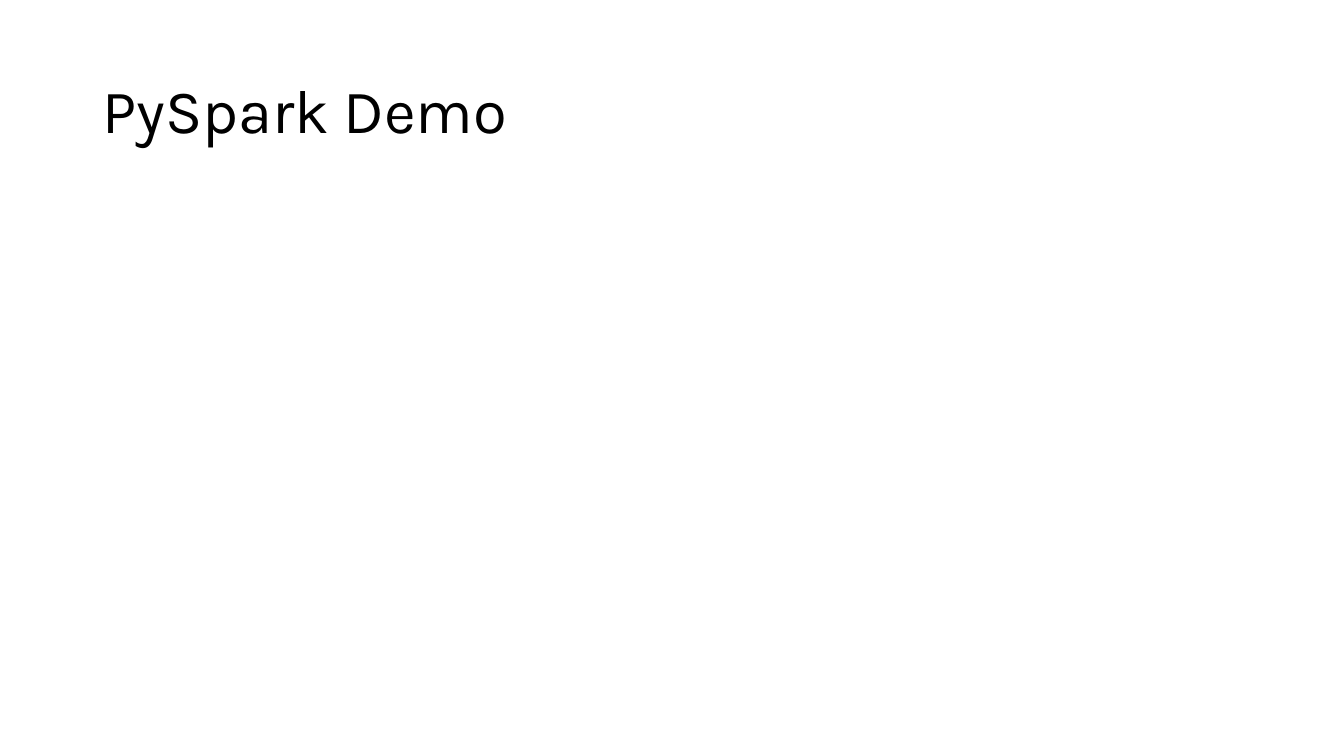
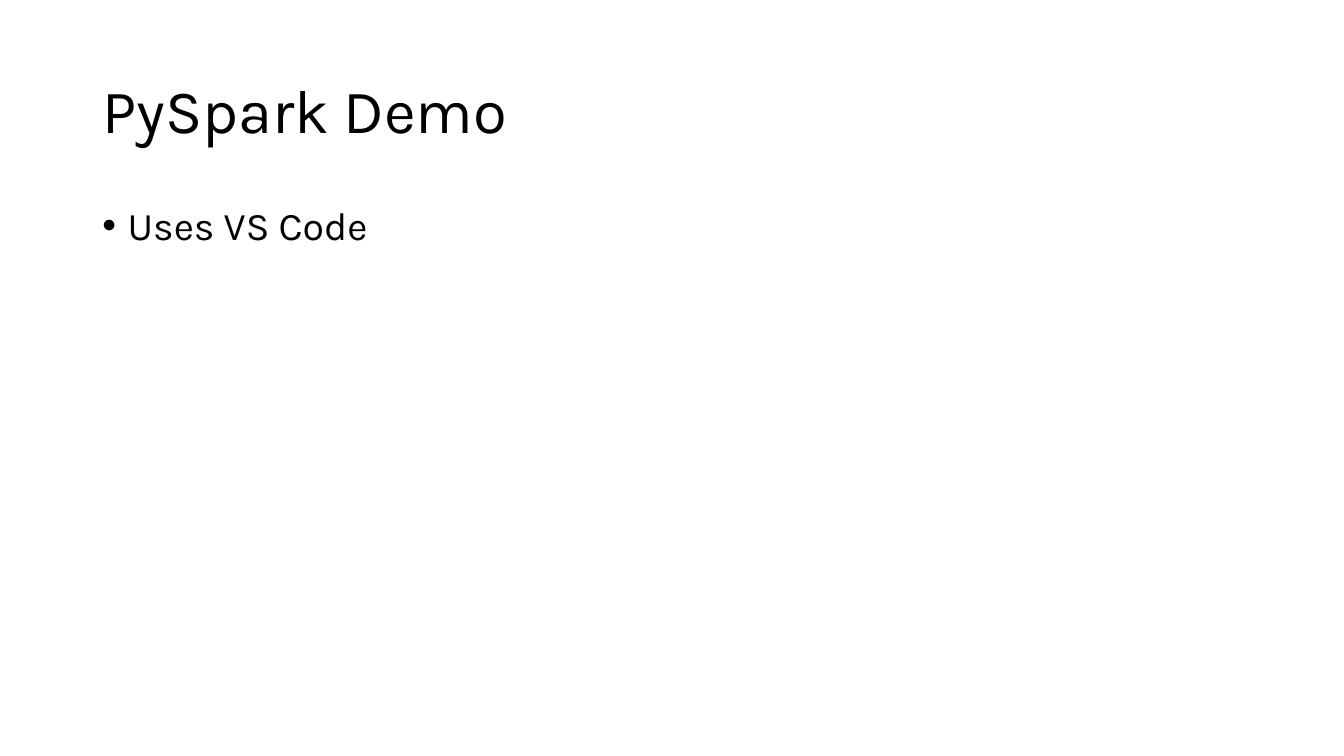
Before and after one commit to phil-a10/Talks, a slide deck: slide 55 of Data Engineering Using Free Tools/Learn Data Engineering For Free.pptx (slide 43 before the commit). Drawn at 1344x756 pixels with LibreOffice and Linux fonts; fonts in the diff are those of the drawing. Boxes give left, top, right and bottom in pixels: in the first picture for what was removed or moved away, otherwise in the second. Text is boxed around its words. In the diff, an @@ line names an element or a change of style, - is before the commit and + after.

```diff
--- a/Data Engineering Using Free Tools/Learn Data Engineering For Free.pptx
+++ b/Data Engineering Using Free Tools/Learn Data Engineering For Free.pptx
@@ text added at <box>128,213,368,241</box>, 28 pt, text #000000 @@
+• Uses VS Code
```
Also in this commit, not shown: 3 other slides changed, 13 slides added, 2 other files.
